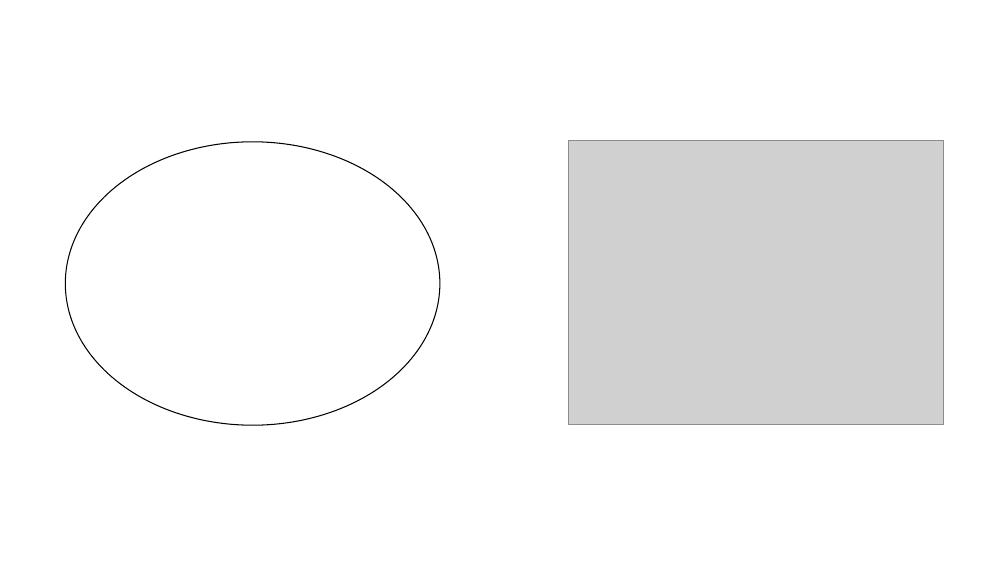
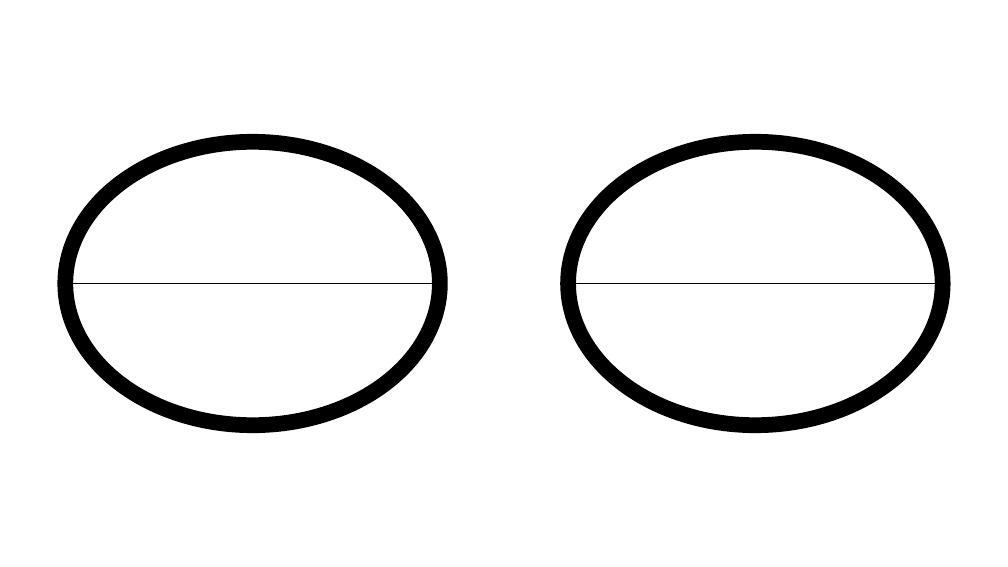
Before and after one commit to SimonRockhold/StrokeRehabRobotCapstone, a slide deck: slide 17 of Experiments/OLED_Screen/doc/screen_deck.pptx (slide 15 before the commit). Drawn at 1008x567 pixels with LibreOffice and Linux fonts; fonts in the diff are those of the drawing; grey boxes stand for pictures. Boxes give left, top, right and bottom in pixels: in the first picture for what was removed or moved away, otherwise in the second. Text is boxed around its words. In the diff, an @@ line names an element or a change of style, - is before the commit and + after.

```diff
--- a/Experiments/OLED_Screen/doc/screen_deck.pptx
+++ b/Experiments/OLED_Screen/doc/screen_deck.pptx
@@ ellipse at (65,142,439,426): fill #FFFFFF to #FFFFFF at 39% opacity; outline #000000 1 pt to #000000 15 pt @@
@@ picture removed at (568,141,944,425) @@
@@ ellipse added at (568,142,942,426), fill #FFFFFF at 39% opacity, outline #000000 15 pt @@
@@ line added from (65, 284) to (440, 284), #000000 0.5 pt @@
@@ line added from (568, 284) to (943, 284), #000000 0.5 pt @@
```
Also in this commit, not shown: 5 other slides changed, 4 slides added, 1 slide removed.
